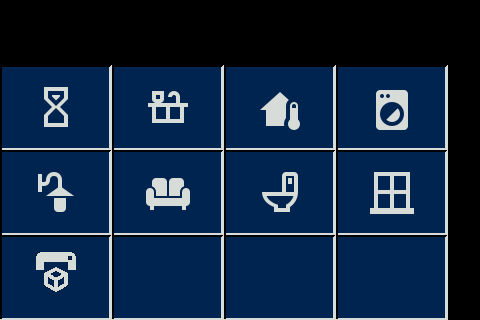
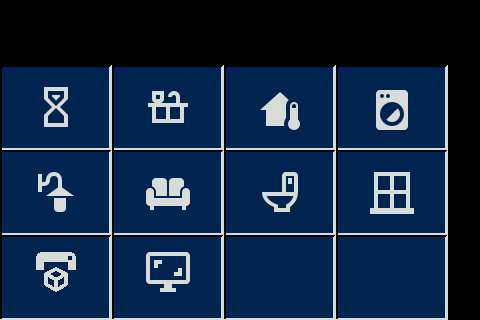
Comparing the layer stacks of the two 480 x 320 images. Changes:
painted on "Baggrund" over (146, 252, 190, 292)
